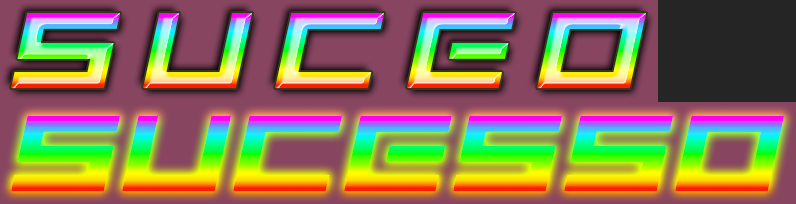
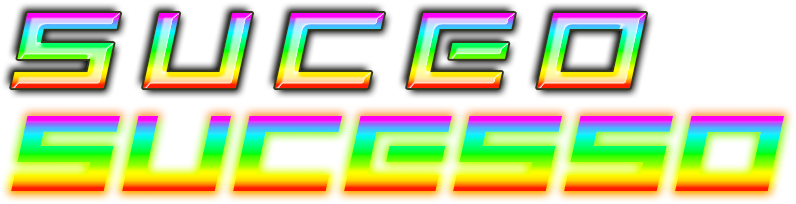
Before/after of a 796px x 204px layered artwork. What changed in the layer stack:
removed layer "Effect" from group "Effect 5" over [0, 104, 796, 203]
added layer "SUC_EFF05" (2nd of 2, in "SUC_EFF05") in group "SUC_EFF05" over [0, 104, 796, 203]
hid "Área" (1st of 6, in "SUC_EFF05") over [0, 102, 796, 204]
removed layer "O" (2nd of 2, in "O") from group "O" over [526, 2, 656, 99]
added layer "SUCESSO_TEXTO_O" (2nd of 2, in "SUCESSO_TEXTO_O") in group "SUCESSO_TEXTO_O" over [526, 2, 656, 99]
hid "Área" (2nd of 6, in "SUCESSO_TEXTO_O") over [526, 0, 658, 102]
removed layer "E" (2nd of 2, in "E") from group "E" over [396, 2, 525, 99]
added layer "SUCESSO_TEXTO_E" (2nd of 2, in "SUCESSO_TEXTO_E") in group "SUCESSO_TEXTO_E" over [396, 2, 525, 99]
hid "Área" (3rd of 6, in "SUCESSO_TEXTO_E") over [396, 0, 526, 102]
removed layer "C" (2nd of 2, in "C") from group "C" over [264, 2, 394, 99]
added layer "SUCESSO_TEXTO_C" (2nd of 2, in "SUCESSO_TEXTO_C") in group "SUCESSO_TEXTO_C" over [264, 2, 394, 99]
hid "Área" (4th of 6, in "SUCESSO_TEXTO_C") over [264, 0, 396, 102]
removed layer "U" (2nd of 2, in "U") from group "U" over [132, 2, 262, 99]
added layer "SUCESSO_TEXTO_U" (2nd of 2, in "SUCESSO_TEXTO_U") in group "SUCESSO_TEXTO_U" over [132, 2, 262, 99]
hid "Área" (5th of 6, in "SUCESSO_TEXTO_U") over [132, 0, 264, 102]
removed layer "S" (2nd of 2, in "S") from group "S" over [0, 2, 130, 99]
added layer "SUCESSO_TEXTO_S" (2nd of 2, in "SUCESSO_TEXTO_S") in group "SUCESSO_TEXTO_S" over [0, 2, 130, 99]
hid "Área" (6th of 6, in "SUCESSO_TEXTO_S") over [0, 0, 132, 102]
hid "Background" over [0, 0, 796, 204]
